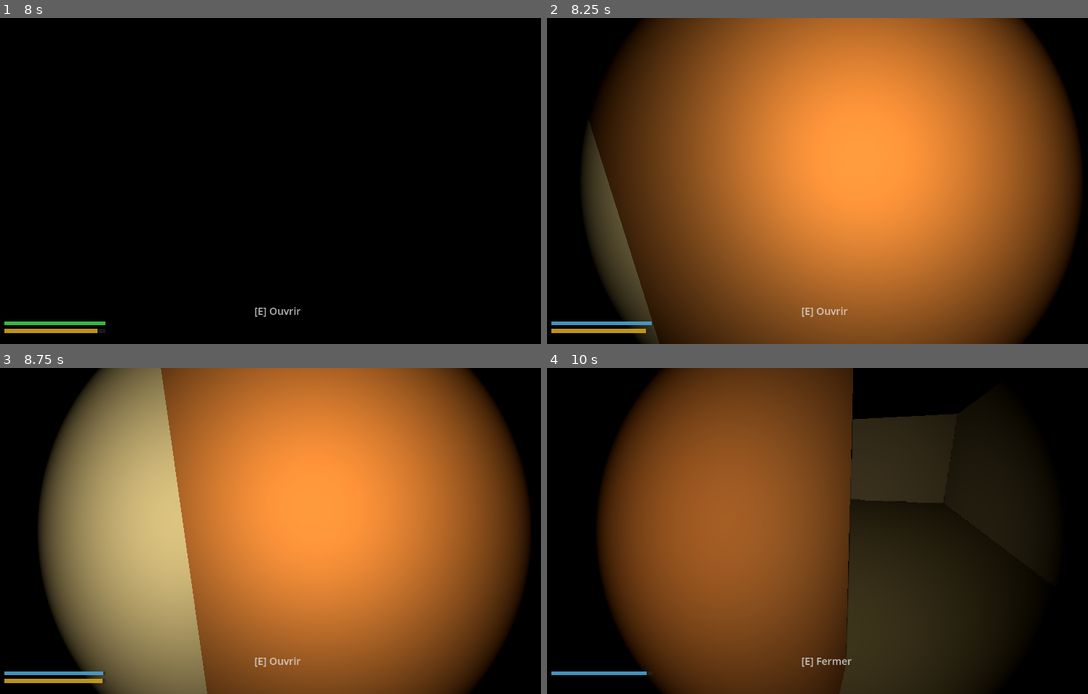
Above: before the commit, frames 1-4 (two rows, left to right).
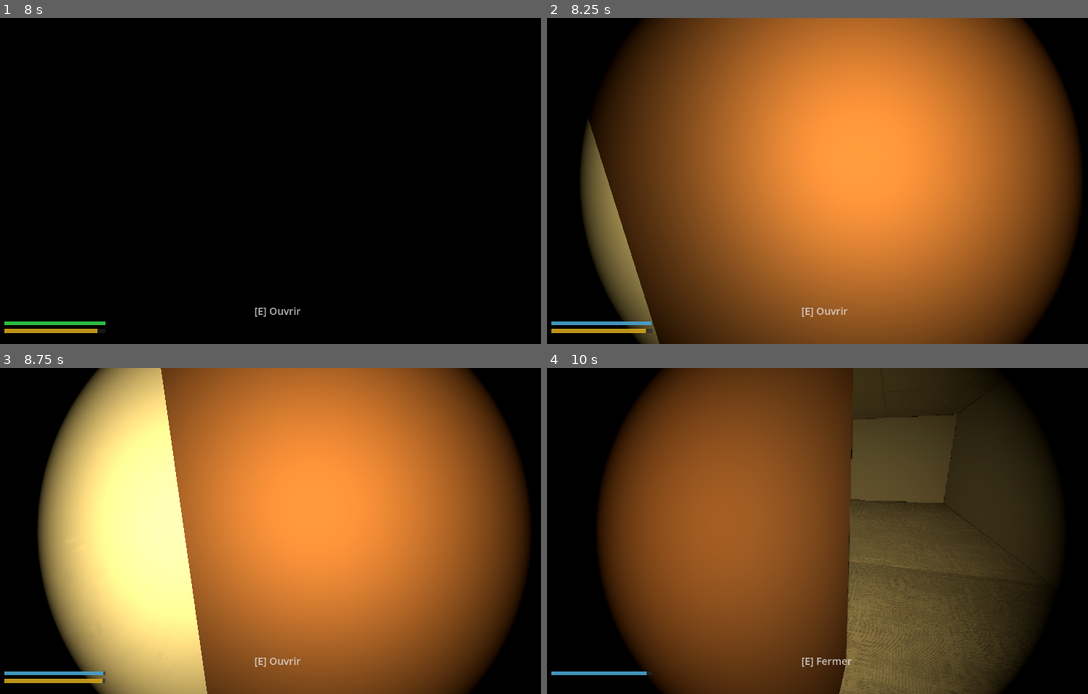
Above: after the commit, the same moments.

Repository: matteobnvl/games-week
Game: Godot game, scene res://menu.tscn
Same seed, same stepped clock (60 frames per second), same inputs: the game is played once before the commit and once after it.
Inputs (mouse positions are in pixels of both pictures, inside the frame that each line leads up to):
- Up to frame 1 (8 s): click "JOUER" at 0.5 s; tap Space at 1.25, 1.52, 2.27, 2.75, 3.77, 4.52, 5, 5.27, 6.5, 6.77, 7.52 s; move the mouse to (411, 164) at 1.27 s; hold D 1.28-2.03 s; tap Enter at 1.35, 3.5, 5.75, 6.6 s; move the mouse to (167, 197) at 2.02 s; hold S 2.03-2.78 s; tap R at 2.1 s; move the mouse to (340, 109) at 2.77 s; hold D 2.78-3.53 s; tap F at 2.85 s; move the mouse to (275, 187) at 3.52 s; hold W 3.53-6.53 s; tap E at 3.6 s; move the mouse to (330, 184) at 4.27 s; hold Z 4.28-5.03 s; move the mouse to (243, 177) at 5.02 s; tap Q at 5.1 s; move the mouse to (292, 181) at 5.77 s; hold Shift 5.78-6.53 s; move the mouse to (265, 174) at 6.52 s; hold D 6.53-7.28 s; move the mouse to (319, 181) at 7.27 s; hold W from 7.28 s (still down); hold R from 7.28 s (still down)
- Up to frame 2 (8.25 s): keep holding W; move the mouse to (801, 181) at 8.02 s; release R at 8.03 s; tap F at 8.1 s
- Up to frame 3 (8.75 s): keep holding W; tap Space at 8.27 s
- Up to frame 4 (10 s): move the mouse to (844, 524) at 8.77 s; tap E at 8.85 s; move the mouse to (822, 537) at 9.52 s; release W at 9.53 s; hold A from 9.53 s (still down); tap Z at 9.6 s; tap Space at 9.77 s

Frame 1 is identical in both runs. In frame 2, 3.1% of the frame differs, in the area x 6-21%, y 32-100%; in frame 3, 23%; in frame 4, 24%, in the area x 54-91%, y 0-100%.

Commit message:
[Feat] adding texture

Diff:
--- a/main.gd
+++ b/main.gd
@@ -113,6 +113,7 @@
 	spawn_position = Vector3(spawn_grid.x * SCALE, 2.0, spawn_grid.y * SCALE)
 
 	_build_floor(grid_rows, grid_cols)
+	_build_ceiling(grid_rows, grid_cols)
 	_build_walls(rectangles, grid_rows)
 	_build_doors_from_blocks(door_blocks)
 	_create_ui()
@@ -612,9 +613,11 @@
 	floor_mesh.mesh = box
 	floor_mesh.position = Vector3(cols * SCALE / 2.0, -0.5, rows * SCALE / 2.0)
 
-	var mat := StandardMaterial3D.new()
-	mat.albedo_color = Color(0.3, 0.3, 0.3)
-	floor_mesh.material_override = mat
+	var floor_texture := StandardMaterial3D.new()
+
+	floor_texture.albedo_texture = load("res://textures/floor.jpg")
+	floor_texture.uv1_scale = Vector3(15, 15, 1)
+	floor_mesh.material_override = floor_texture
 
 	var body := StaticBody3D.new()
 	var col_shape := CollisionShape3D.new()
@@ -625,6 +628,30 @@
 	body.position = floor_mesh.position
 
 	add_child(floor_mesh)
+	add_child(body)
+
+
+func _build_ceiling(rows: int, cols: int) -> void:
+	var ceiling_mesh := MeshInstance3D.new()
+	var box := BoxMesh.new()
+	box.size = Vector3(cols * SCALE, 1.0, rows * SCALE)
+	ceiling_mesh.mesh = box
+	ceiling_mesh.position = Vector3(cols * SCALE / 2.0, WALL_HEIGHT + 0.5, rows * SCALE / 2.0)
+
+	var ceiling_texture := StandardMaterial3D.new()
+	ceiling_texture.albedo_texture = load("res://textures/ceiling_cut.jpg")
+	ceiling_texture.uv1_scale = Vector3(cols / 8, rows / 14, 1)
+	ceiling_mesh.material_override = ceiling_texture
+
+	var body := StaticBody3D.new()
+	var col_shape := CollisionShape3D.new()
+	var shape := BoxShape3D.new()
+	shape.size = box.size
+	col_shape.shape = shape
+	body.add_child(col_shape)
+	body.position = ceiling_mesh.position
+
+	add_child(ceiling_mesh)
 	add_child(body)
 
 
@@ -645,9 +672,9 @@
 			(row + h / 2.0) * SCALE
 		)
 
-		var mat := StandardMaterial3D.new()
-		mat.albedo_color = Color(0.45, 0.45, 0.5)
-		wall.material_override = mat
+		var wall_texture := StandardMaterial3D.new()
+		wall_texture.albedo_texture = load("res://textures/wall.jpg")
+		wall.material_override = wall_texture
 
 		var body := StaticBody3D.new()
 		var col_shape := CollisionShape3D.new()
Not shown: 1 places in main.tscn that only renumber resources
Binary file added: textures/ceiling.jpg
Binary file added: textures/ceiling_cut.jpg
Binary file added: textures/floor.jpg
Binary file added: textures/wall.jpg
